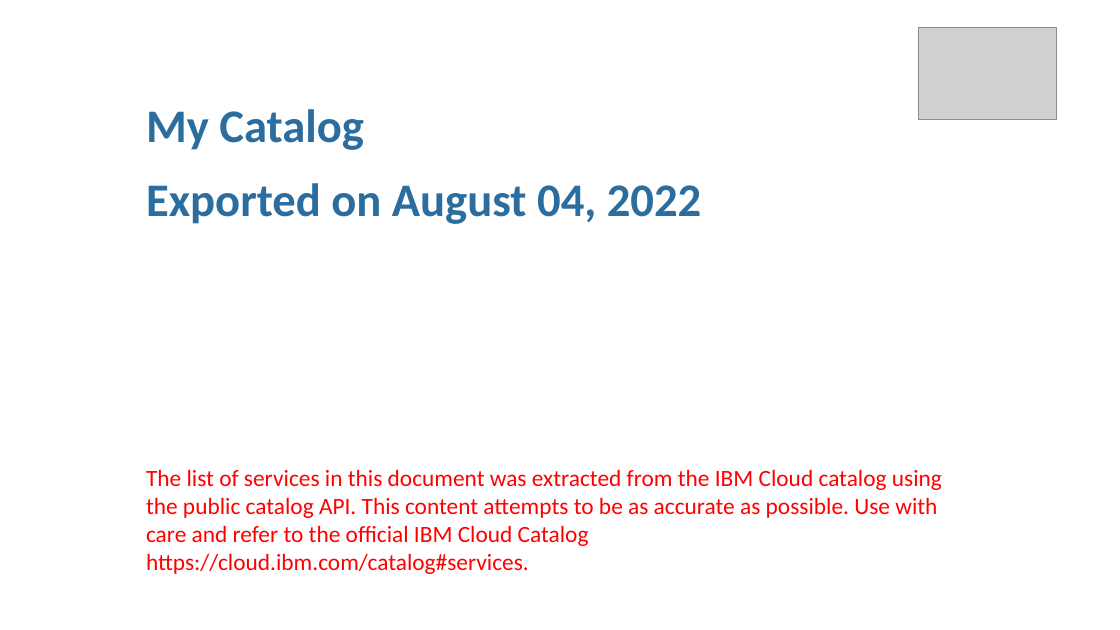
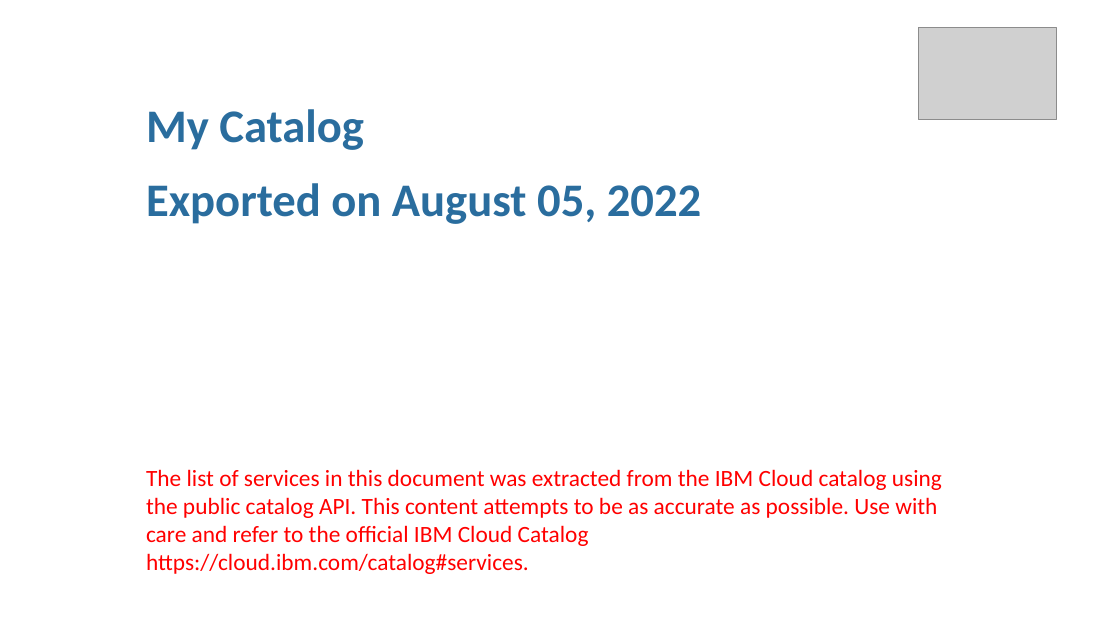
Before and after one commit to l2fprod/mycatalog, a slide deck: slide 1 of docs/generated/mycatalog.pptx. Drawn at 1120x630 pixels with LibreOffice and Linux fonts; fonts in the diff are those of the drawing; grey boxes stand for pictures. Boxes give left, top, right and bottom in pixels: in the first picture for what was removed or moved away, otherwise in the second. Text is boxed around its words. In the diff, an @@ line names an element or a change of style, - is before the commit and + after.

```diff
--- a/docs/generated/mycatalog.pptx
+++ b/docs/generated/mycatalog.pptx
@@ text at (146,183,701,224): text changed @@
-Exported on August 04, 2022
+Exported on August 05, 2022
```
Also in this commit, not shown: 6 other files.
